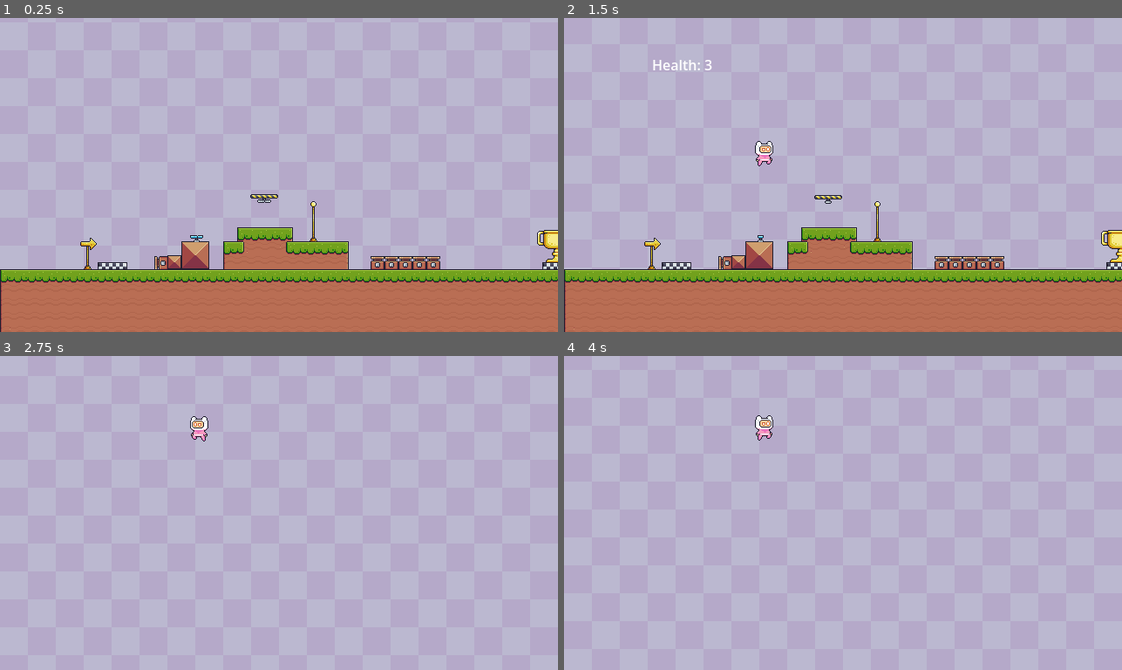
Above: before the commit, frames 1-4 (two rows, left to right).
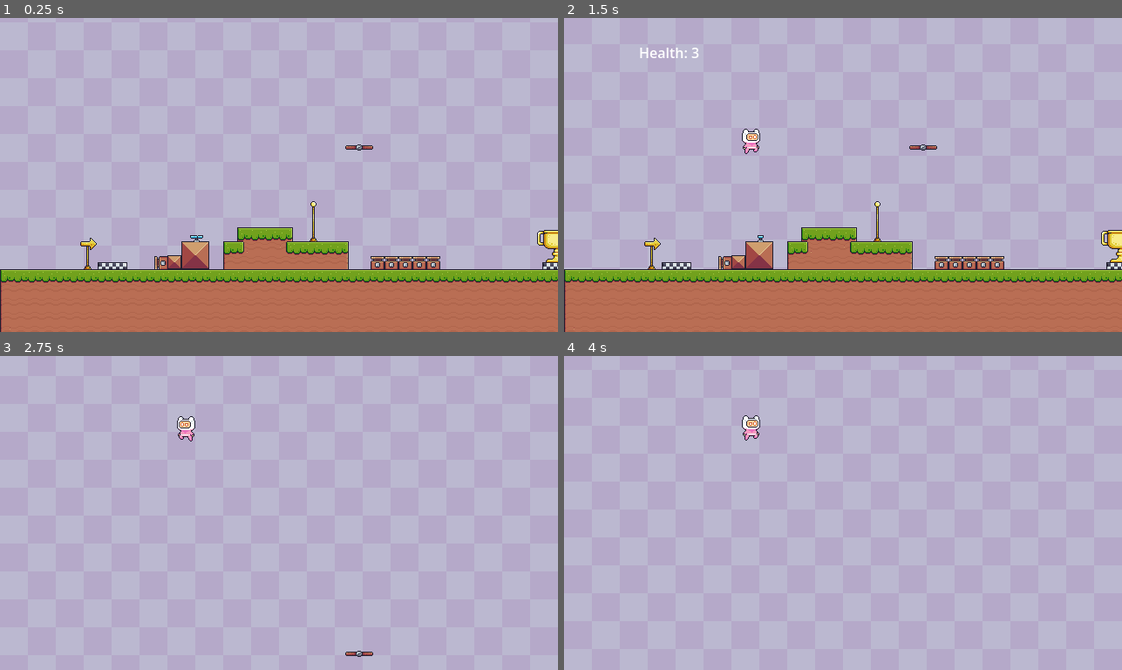
Above: after the commit, the same moments.

Repository: YisraelYishai/pixel-adventure
Game: Godot game, scene res://Scenes/test.tscn
The game is run twice, just before and just after one commit, with the same random seed, the same clock (stepped at 60 frames per second) and the same inputs.
Inputs:
- Up to frame 1 (0.25 s): no input
- Up to frame 2 (1.5 s): hold Right (right) from 0.53 s (still down); tap Down (slam) at 0.6, 1.35 s; tap Space (jump) at 0.77 s
- Up to frame 3 (2.75 s): tap Space (jump) at 1.52 s; release Right (right) at 2.03 s; hold A (left) from 2.03 s (still down); tap Down (slam) at 2.1 s
- Up to frame 4 (4 s): release A (left) at 2.78 s; hold Right (right) from 2.78 s (still down); tap Down (slam) at 2.85, 3.6 s; tap Space (jump) at 3.02, 3.77 s; tap Enter at 3.5 s

The runs differ from the first frame. In frame 1, 0.2% of the frame differs, in the area x 44-67%, y 40-59%; in frame 2, 0.8%, in the area x 13-67%, y 9-60%; in frame 3, 0.4%; in frame 4, 0.4%.

Commit message:
Minor Improvements
Values changed and respawn health bug fixed

Diff:
--- a/Scenes/fan.tscn
+++ b/Scenes/fan.tscn
@@ -52,7 +52,7 @@
 size = Vector2(24, 8)
 
 [sub_resource type="CapsuleShape2D" id="CapsuleShape2D_j6bxr"]
-radius = 12.0
+radius = 16.0
 height = 164.0
 
 [node name="Fan" type="StaticBody2D" unique_id=1597304167]
--- /dev/null
+++ b/Scenes/moving_platform.tscn
@@ -0,0 +1,185 @@
+[gd_scene format=3 uid="uid://brqm0s7i8xchw"]
+
+[ext_resource type="Script" uid="uid://bnyunur0qga4s" path="res://Scenes/moving_platform_customization.gd" id="1_0773j"]
+[ext_resource type="Script" uid="uid://ci1q5jafcrb31" path="res://Scripts/moving_platform.gd" id="1_anqd2"]
+[ext_resource type="Texture2D" uid="uid://ds3ioux1v3cwm" path="res://Assets/Pixel Adventure 1/Traps/Platforms/Grey Off.png" id="2_tdwu5"]
+[ext_resource type="Texture2D" uid="uid://dfo3sacx44r2i" path="res://Assets/Pixel Adventure 1/Traps/Platforms/Grey On (32x8).png" id="3_tdwu5"]
+[ext_resource type="Texture2D" uid="uid://oytcqioofxt7" path="res://Assets/Pixel Adventure 1/Traps/Platforms/Brown Off.png" id="5_yx365"]
+[ext_resource type="Texture2D" uid="uid://pw4d5u8h5ga2" path="res://Assets/Pixel Adventure 1/Traps/Platforms/Brown On (32x8).png" id="6_vn2ta"]
+
+[sub_resource type="RectangleShape2D" id="RectangleShape2D_odsga"]
+size = Vector2(32, 6)
+
+[sub_resource type="AtlasTexture" id="AtlasTexture_0773j"]
+atlas = ExtResource("3_tdwu5")
+region = Rect2(0, 0, 32, 8)
+
+[sub_resource type="AtlasTexture" id="AtlasTexture_odsga"]
+atlas = ExtResource("3_tdwu5")
+region = Rect2(32, 0, 32, 8)
+
+[sub_resource type="AtlasTexture" id="AtlasTexture_yx365"]
+atlas = ExtResource("3_tdwu5")
+region = Rect2(64, 0, 32, 8)
+
+[sub_resource type="AtlasTexture" id="AtlasTexture_vn2ta"]
+atlas = ExtResource("3_tdwu5")
+region = Rect2(96, 0, 32, 8)
+
+[sub_resource type="AtlasTexture" id="AtlasTexture_oybaq"]
+atlas = ExtResource("3_tdwu5")
+region = Rect2(128, 0, 32, 8)
+
+[sub_resource type="AtlasTexture" id="AtlasTexture_aff23"]
+atlas = ExtResource("3_tdwu5")
+region = Rect2(160, 0, 32, 8)
+
+[sub_resource type="AtlasTexture" id="AtlasTexture_1vo6p"]
+atlas = ExtResource("3_tdwu5")
+region = Rect2(192, 0, 32, 8)
+
+[sub_resource type="AtlasTexture" id="AtlasTexture_nvy4x"]
+atlas = ExtResource("3_tdwu5")
+region = Rect2(224, 0, 32, 8)
+
+[sub_resource type="AtlasTexture" id="AtlasTexture_y0bjv"]
+atlas = ExtResource("6_vn2ta")
+region = Rect2(0, 0, 32, 8)
+
+[sub_resource type="AtlasTexture" id="AtlasTexture_ylkd3"]
+atlas = ExtResource("6_vn2ta")
+region = Rect2(32, 0, 32, 8)
+
+[sub_resource type="AtlasTexture" id="AtlasTexture_d7o2s"]
+atlas = ExtResource("6_vn2ta")
+region = Rect2(64, 0, 32, 8)
+
+[sub_resource type="AtlasTexture" id="AtlasTexture_mkl3g"]
+atlas = ExtResource("6_vn2ta")
+region = Rect2(96, 0, 32, 8)
+
+[sub_resource type="AtlasTexture" id="AtlasTexture_c7ksy"]
+atlas = ExtResource("6_vn2ta")
+region = Rect2(128, 0, 32, 8)
+
+[sub_resource type="AtlasTexture" id="AtlasTexture_616kw"]
+atlas = ExtResource("6_vn2ta")
+region = Rect2(160, 0, 32, 8)
+
+[sub_resource type="AtlasTexture" id="AtlasTexture_itnp7"]
+atlas = ExtResource("6_vn2ta")
+region = Rect2(192, 0, 32, 8)
+
+[sub_resource type="AtlasTexture" id="AtlasTexture_l8p0p"]
+atlas = ExtResource("6_vn2ta")
+region = Rect2(224, 0, 32, 8)
+
+[sub_resource type="SpriteFrames" id="SpriteFrames_yx365"]
+animations = [{
+"frames": [{
+"duration": 1.0,
+"texture": ExtResource("2_tdwu5")
+}],
+"loop": true,
+"name": &"Platform1_off",
+"speed": 20.0
+}, {
+"frames": [{
+"duration": 1.0,
+"texture": SubResource("AtlasTexture_0773j")
+}, {
+"duration": 1.0,
+"texture": SubResource("AtlasTexture_odsga")
+}, {
+"duration": 1.0,
+"texture": SubResource("AtlasTexture_yx365")
+}, {
+"duration": 1.0,
+"texture": SubResource("AtlasTexture_vn2ta")
+}, {
+"duration": 1.0,
+"texture": SubResource("AtlasTexture_oybaq")
+}, {
+"duration": 1.0,
+"texture": SubResource("AtlasTexture_aff23")
+}, {
+"duration": 1.0,
+"texture": SubResource("AtlasTexture_1vo6p")
+}, {
+"duration": 1.0,
+"texture": SubResource("AtlasTexture_nvy4x")
+}],
+"loop": true,
+"name": &"Platform1_on",
+"speed": 20.0
+}, {
+"frames": [{
+"duration": 1.0,
+"texture": ExtResource("5_yx365")
+}],
+"loop": true,
+"name": &"Platform2_off",
+"speed": 20.0
+}, {
+"frames": [{
+"duration": 1.0,
+"texture": SubResource("AtlasTexture_y0bjv")
+}, {
+"duration": 1.0,
+"texture": SubResource("AtlasTexture_ylkd3")
+}, {
+"duration": 1.0,
+"texture": SubResource("AtlasTexture_d7o2s")
+}, {
+"duration": 1.0,
+"texture": SubResource("AtlasTexture_mkl3g")
+}, {
+"duration": 1.0,
+"texture": SubResource("AtlasTexture_c7ksy")
+}, {
+"duration": 1.0,
+"texture": SubResource("AtlasTexture_616kw")
+}, {
+"duration": 1.0,
+"texture": SubResource("AtlasTexture_itnp7")
+}, {
+"duration": 1.0,
+"texture": SubResource("AtlasTexture_l8p0p")
+}],
+"loop": true,
+"name": &"Platform2_on",
+"speed": 20.0
+}]
+
+[sub_resource type="RectangleShape2D" id="RectangleShape2D_yx365"]
+size = Vector2(32, 2)
+
+[node name="Moving Platform" type="Path2D" unique_id=361562352]
+script = ExtResource("1_0773j")
+
+[node name="PathFollow2D" type="PathFollow2D" parent="." unique_id=873276055]
+rotates = false
+loop = false
+script = ExtResource("1_anqd2")
+
+[node name="StaticBody2D" type="AnimatableBody2D" parent="PathFollow2D" unique_id=1122775096]
+collision_layer = 2
+sync_to_physics = false
+
+[node name="CollisionShape2D" type="CollisionShape2D" parent="PathFollow2D/StaticBody2D" unique_id=921363904]
+position = Vector2(0, 1)
+shape = SubResource("RectangleShape2D_odsga")
+one_way_collision = true
+
+[node name="AnimatedSprite2D" type="AnimatedSprite2D" parent="PathFollow2D/StaticBody2D" unique_id=1426945390]
+sprite_frames = SubResource("SpriteFrames_yx365")
+animation = &"Platform2_off"
+
+[node name="Detector" type="Area2D" parent="PathFollow2D/StaticBody2D" unique_id=1985091675]
+
+[node name="CollisionShape2D" type="CollisionShape2D" parent="PathFollow2D/StaticBody2D/Detector" unique_id=759022476]
+position = Vector2(0, -3)
+shape = SubResource("RectangleShape2D_yx365")
+
+[connection signal="body_entered" from="PathFollow2D/StaticBody2D/Detector" to="PathFollow2D" method="_on_detector_body_entered"]
+[connection signal="body_exited" from="PathFollow2D/StaticBody2D/Detector" to="PathFollow2D" method="_on_detector_body_exited"]
--- /dev/null
+++ b/Scenes/moving_platform_customization.gd
@@ -0,0 +1,3 @@
+extends Path2D
+
+@export_enum("Platform1", "Platform2") var PlatformType: String = "Platform1"
--- a/Scenes/test.tscn
+++ b/Scenes/test.tscn
@@ -5,10 +5,10 @@
 [ext_resource type="PackedScene" uid="uid://bcyip4ow0l61y" path="res://Scenes/player.tscn" id="2_qc4db"]
 [ext_resource type="Texture2D" uid="uid://b7jjlop6dsypp" path="res://Assets/Pixel Adventure 1/Terrain/Terrain (16x16).png" id="3_qc4db"]
 [ext_resource type="PackedScene" uid="uid://14loqnh75c1e" path="res://Scenes/end.tscn" id="7_5wyu1"]
-[ext_resource type="PackedScene" uid="uid://coa6l5lkjrr10" path="res://Scenes/falling_platform.tscn" id="8_0c07c"]
 [ext_resource type="PackedScene" uid="uid://bmx1upcenjtym" path="res://Scenes/start.tscn" id="9_2cgwh"]
 [ext_resource type="PackedScene" uid="uid://dx07dx2beago5" path="res://Scenes/fire.tscn" id="10_iaow0"]
 [ext_resource type="PackedScene" uid="uid://crvawuljcpo1h" path="res://Scenes/checkpoint.tscn" id="10_mie3u"]
+[ext_resource type="PackedScene" uid="uid://brqm0s7i8xchw" path="res://Scenes/moving_platform.tscn" id="10_qpfo2"]
 [ext_resource type="PackedScene" uid="uid://cm31ok0y30l5c" path="res://Scenes/fan.tscn" id="13_aees8"]
 
 [sub_resource type="TileSetAtlasSource" id="TileSetAtlasSource_ys1qc"]
@@ -278,6 +278,12 @@
 
 [sub_resource type="WorldBoundaryShape2D" id="WorldBoundaryShape2D_qc4db"]
 
+[sub_resource type="Curve2D" id="Curve2D_yb21e"]
+_data = {
+"points": PackedVector2Array(0, 0, 0, 0, -1, 39, 0, 0, 0, 0, 138, 39)
+}
+point_count = 2
+
 [node name="Test" type="Node2D" unique_id=2114643290]
 script = ExtResource("1_ys1qc")
 metadata/_edit_vertical_guides_ = [0.0]
@@ -321,9 +327,6 @@
 [node name="Checkpoint" parent="Node" unique_id=1403191903 instance=ExtResource("10_mie3u")]
 position = Vector2(368, 224)
 
-[node name="FallingPlatform" parent="Node" unique_id=1974783609 instance=ExtResource("8_0c07c")]
-position = Vector2(303, 206)
-
 [node name="Fire" parent="Node" unique_id=538522475 instance=ExtResource("10_iaow0")]
 position = Vector2(433, 273)
 
@@ -346,4 +349,9 @@
 position = Vector2(177, 281)
 rotation = -1.5707964
 
+[node name="Moving Platform" parent="Node" unique_id=361562352 instance=ExtResource("10_qpfo2")]
+position = Vector2(413, 109)
+curve = SubResource("Curve2D_yb21e")
+PlatformType = "Platform2"
+
 [connection signal="body_entered" from="WorldBoundary" to="." method="_on_world_boundary_body_entered"]
--- a/Scripts/fan.gd
+++ b/Scripts/fan.gd
@@ -26,11 +26,11 @@
 	if is_colliding and player:
 		var distance = global_position.distance_to(player.global_position)
 
-		var max_range = 100.0
+		var max_range = 150.0
 		if collision_shape.shape is CircleShape2D:
 			max_range = collision_shape.shape.radius
 		elif collision_shape.shape is RectangleShape2D:
-			max_range = collision_shape.shape.size.y # Or size.x depending on orientation
+			max_range = collision_shape.shape.size.y
 
 		var intensity = clamp(1.0 - (distance / max_range), 0.0, 1.0)
 
--- /dev/null
+++ b/Scripts/moving_platform.gd
@@ -0,0 +1,57 @@
+extends PathFollow2D
+
+@onready var animated_sprite_2d: AnimatedSprite2D = $StaticBody2D/AnimatedSprite2D
+@onready var moving_platform: Path2D = $".."
+var mode
+var active
+var direction = 1
+var is_paused = false
+
+func _ready() -> void:
+	mode = moving_platform.PlatformType
+	if mode == "Platform1":
+		animated_sprite_2d.play(str(mode) + "_on")
+	else:
+		active = false
+		animated_sprite_2d.play(str(mode) + "_off")
+
+func _physics_process(_delta: float) -> void:
+	if is_paused or active == false:
+		return
+	move()
+
+func move():
+	progress += direction
+
+	if progress_ratio >= 1 or progress_ratio <= 0:
+		pause_and_reverse()
+
+func pause_and_reverse() -> void:
+	is_paused = true
+	animated_sprite_2d.play(str(mode) + "_off")
+	await get_tree().create_timer(0.5).timeout
+	direction = -direction
+	is_paused = false
+	if direction == 1:
+		animated_sprite_2d.play(str(mode) + "_on", 1.0)
+	else:
+		animated_sprite_2d.play(str(mode) + "_on", -1.0)
+
+func wait_until_start():
+	while progress_ratio > 0:
+		await get_tree().physics_frame
+
+func _on_detector_body_entered(body: Node2D) -> void:
+	if body is Player and mode == "Platform2":
+		if direction == 1:
+			animated_sprite_2d.play(str(mode) + "_on", 1.0)
+		else:
+			animated_sprite_2d.play(str(mode) + "_on", -1.0)
+		active = true
+
+func _on_detector_body_exited(body: Node2D) -> void:
+	if body is Player and mode == "Platform2":
+		await pause_and_reverse()
+		await wait_until_start()
+		active = false
+		animated_sprite_2d.play(str(mode) + "_off")
--- a/Scripts/player.gd
+++ b/Scripts/player.gd
@@ -144,7 +144,7 @@
 	# Handle Reload
 	if Input.is_action_just_pressed("reload") and is_on_floor():
 		await disappear()
-		respawn()
+		respawn(false)
 
 	# Get the input direction and handle the movement/deceleration.
 	var direction := Input.get_axis("left", "right")
@@ -229,7 +229,7 @@
 
 func out_of_bounds():
 	await get_tree().create_timer(0.5).timeout
-	respawn()
+	respawn(true)
 
 func end():
 	await disappear()
@@ -239,9 +239,10 @@
 func new_respawn(respawn_position):
 	respawn_point = respawn_position
 
-func respawn():
+func respawn(health_refill = true):
 	respawning = true
-	health = 3
+	if health_refill:
+		health = 3
 	rotation_degrees = 0
 	z_index = 1
 	set_collision_layer_value(1, true)
Not shown, added: Scenes/moving_platform_customization.gd.uid
Not shown, added: Scripts/moving_platform.gd.uid
